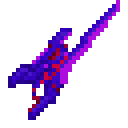
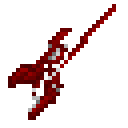
Revision of a layered 128 x 128 image; what changed, layer by layer:
added layer "Calque #5" (overlay) in group "Groupe de calques" over [8, 4, 116, 120]
added layer "Calque #4" (overlay) in group "Groupe de calques" over [8, 4, 116, 120]
"Calque #2": opacity 100% → 48%, painted on it over [8, 4, 116, 120]
painted on "Calque #1" over [28, 44, 68, 112]
added layer "Copie de Copie de Calque" (overlay) in group "Groupe de calques" over [32, 0, 120, 84]
"Copie de Calque": blend hue → color, painted on it over [32, 0, 120, 84]
